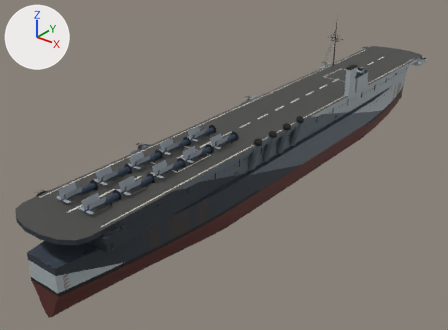
Before and after pictures for a commit that changed the glTF model assets/models/independence_m22.glb.
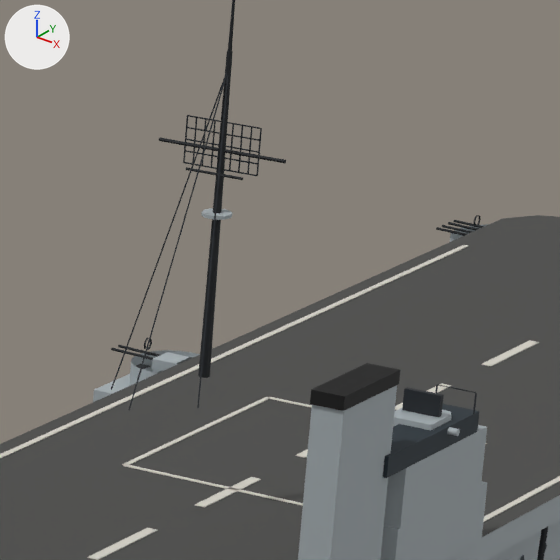
Each version is shown whole from a 50 mm lens placed at (101.6, -157.9, 85.4), pointed at (-10.1, -18.3, -1.1), then close up on the part from 69% to 84% of the width and 6% to 27% of the height. Lighting does not change. The marker at upper left points along +X, +Y and +Z. The first two pictures are the older version. Where no turn or scale is listed for an object, it has been applied to the vertices. Vertices at exactly the same position are counted once.

Names of what the first close-up shows: 'Bofors7', 'Director', 'Hull' and 1 more.
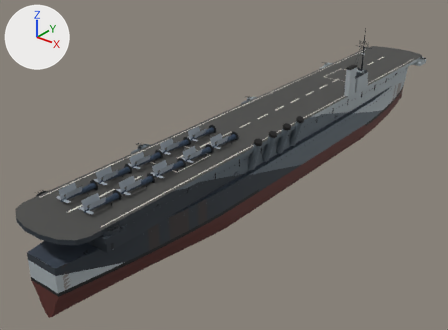
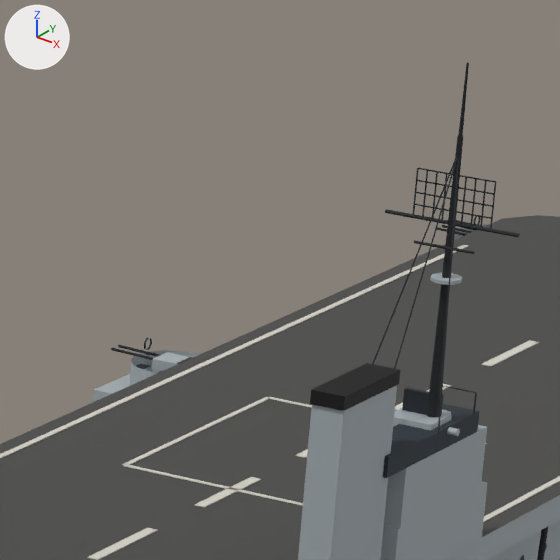
Boxes [x1, y1, x2, y2] around the edits, measured in the close-ups (560 x 560 px; the box of a moved part takes in the faces that stretch with it):
'Hull', reshaped: before [0, 0, 560, 560]; after [0, 62, 560, 560]
part 1 of me_hull, moved or reshaped: before [111, 0, 286, 410]; after [372, 62, 520, 451]

Diff of the bpy script that builds the scene:
```diff
--- a/assets/models/independence_m22.glb.py
+++ b/assets/models/independence_m22.glb.py
@@ me_hull @@
 # used by ob_hull; location = (0.0, 0.0, 0.0)
-me_hull.from_pydata(...)  # 12651 vertices, 18332 faces; spans x -15.0..14.0, y -96.0..95.0, z -8.0..40.0
+me_hull.from_pydata(...)  # 12650 vertices, 18332 faces; spans x -15.0..14.0, y -96.0..95.0, z -8.0..37.0
+# me_hull part 1
+# 63 vertices are removed from x -3.0..3.0, y 29.0..30.0, z 31.0..36.0
+# 210 faces are deleted
+# 40 vertices in x -2.0..2.0, y 29.0..31.0, z 29.0..35.0 move by (11.0, 0.0, -1.0)
+# 17 vertices in x 0.0, y 30.0, z 36.0 move by (11.0, 0.0, -2.0)
+# 16 vertices in x -2.0..2.0, y 26.0..30.0, z 22.0..33.0 move by (11.0, 0.0, 0.0)
+# 15 vertices in x -2.0..2.0, y 30.0, z 33.0..40.0 move by (11.0, 0.0, -3.0)
+# 10 vertices in x -1.0..1.0, y 30.0, z 29.0..33.0 move by (10.0, 0.0, -1.0)
+# 8 vertices in x -2.0..2.0, y 30.0, z 31.0 move by (11.0, 0.0, 1.0)
+# 47 vertices move from x -3.0..3.0, y 24.0..30.0, z 22.0..35.0 to x 8.0..14.0, y 25.0..30.0, z 22.0..34.0
+# 62 vertices are added at x 8.0..14.0, y 29.0..30.0, z 30.0..33.0
+# 36 new faces join them, mat_paint_1b1f23 (black #1b1f23)
+# 174 new faces join them, mat_paint_20262c (black #20262c)
 me_hull.materials.append(mat_paint_5a2a24)
```
